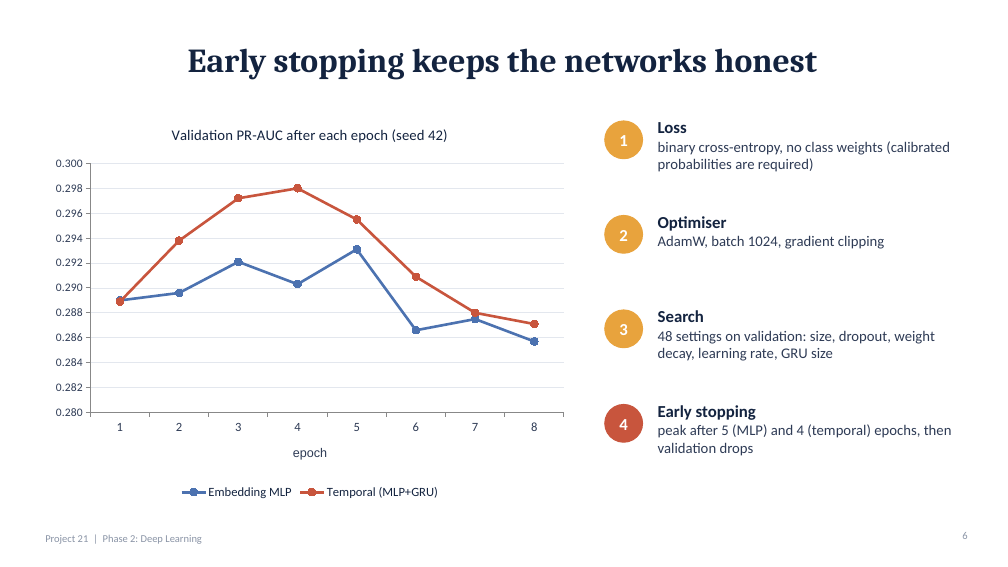
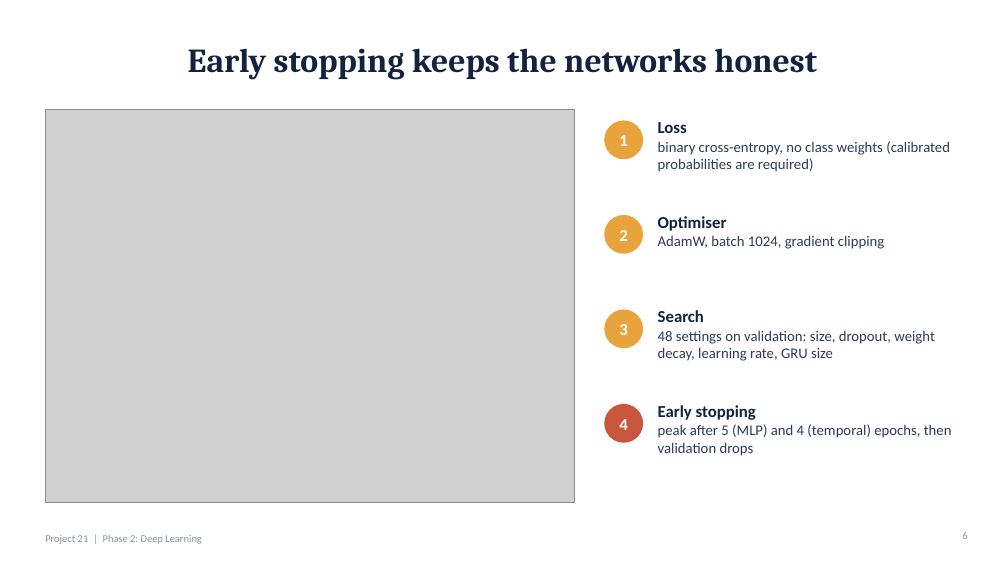
Before and after one commit to MohitSingh250/flight_delay, a slide deck: slide 6 of dl_phase2/slides/Flight_Delay_Phase2.pptx. Drawn at 1008x567 pixels with LibreOffice and Linux fonts; fonts in the diff are those of the drawing; grey boxes stand for pictures. Boxes give left, top, right and bottom in pixels: in the first picture for what was removed or moved away, otherwise in the second. Text is boxed around its words. In the diff, an @@ line names an element or a change of style, - is before the commit and + after.

```diff
--- a/dl_phase2/slides/Flight_Delay_Phase2.pptx
+++ b/dl_phase2/slides/Flight_Delay_Phase2.pptx
@@ line chart removed at box(45, 110, 575, 503) @@
-title "Validation PR-AUC after each epoch (seed 42)"
-categories: 1, 2, 3, 4, 5, 6, 7, 8
-Embedding MLP: 0.289, 0.2896, 0.2921, 0.2903, 0.2931, 0.2866, 0.2875, 0.2857
-Temporal (MLP+GRU): 0.2889, 0.2938, 0.2972, 0.298, 0.2955, 0.2909, 0.288, 0.2871
@@ picture added at box(45, 110, 575, 503) @@
```
Also in this commit, not shown: 9 other slides changed, 1 other file.
